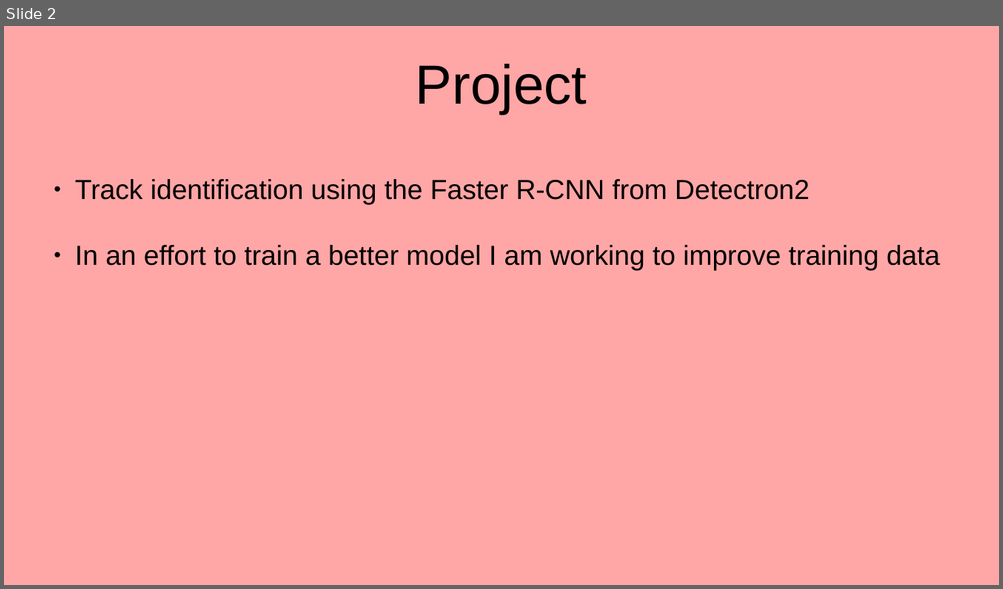
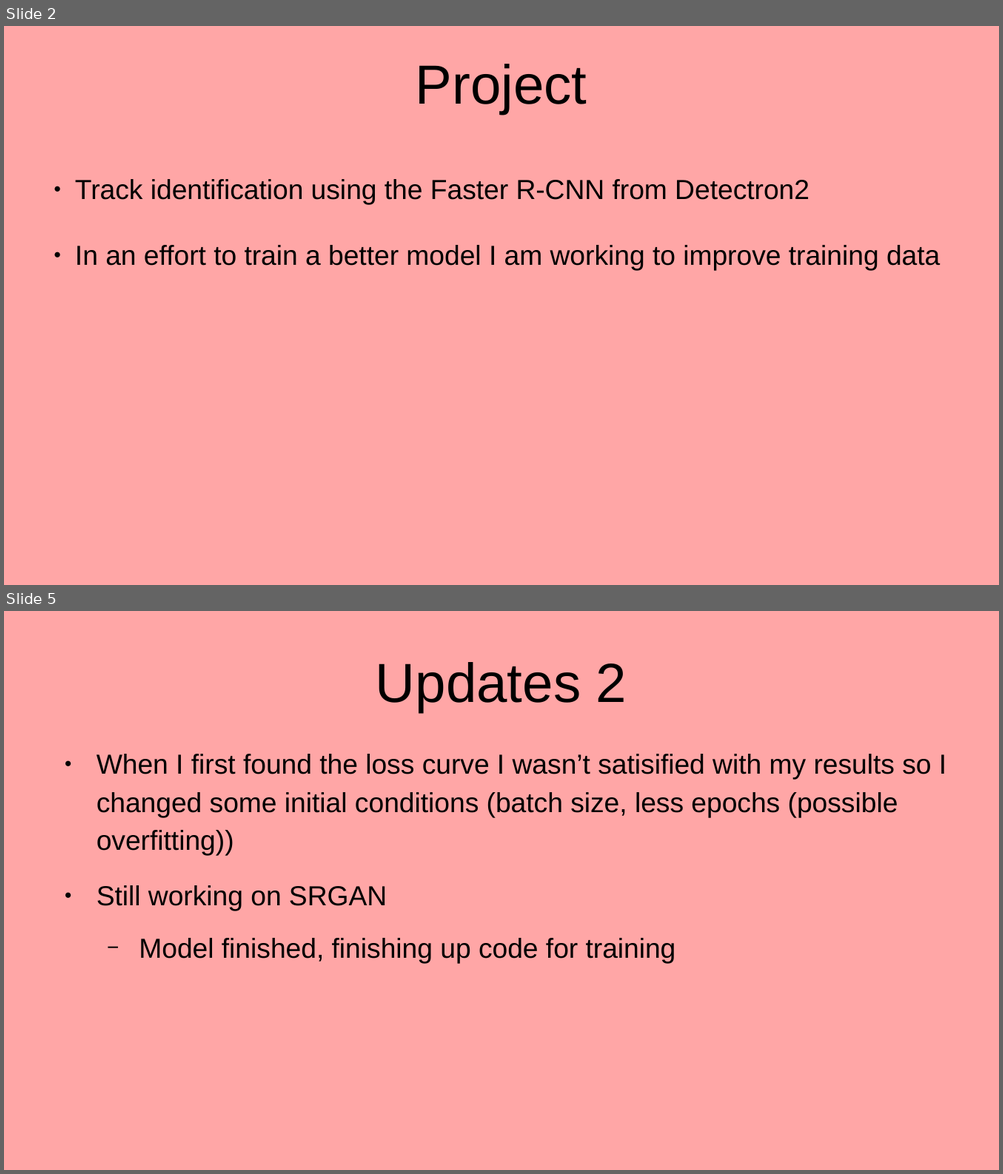
Before and after one commit to coldmayo/MMBCReco, a slide deck: docs/weeklySlides.odp. Shown one above the other, each under a label of ours: slide 2 before the commit, slides 2 and 5 after it; the slides between them are not shown. The pictures are 1003x589 and 1003x1174 pixels, drawn with LibreOffice and Linux fonts; fonts in the diff are those of the drawing. Boxes give left, top, right and bottom in pixels: in the first picture for what was removed or moved away, otherwise in the second. Text is boxed around its words. In the diff, an @@ line names an element or a change of style, - is before the commit and + after.

Commit message:
updated slides + save loss plots

```diff
--- a/docs/weeklySlides.odp
+++ b/docs/weeklySlides.odp
@@ slide 5 added at box(4, 611, 999, 1170), background #FFA6A6 @@
@@ title added at box(375, 662, 626, 712), 44 pt, text #000000 @@
+Updates 2
@@ text added at box(96, 754, 946, 964), 22 pt, text #000000 @@
+● When I first found the loss curve I wasn’t satisified with my results so I changed some initial conditions (batch size, less epochs (possible overfitting))
+● Still working on SRGAN
+  − Model finished, finishing up code for training
```
Also in this commit, not shown: 1 slide changed, 2 other slides added, 4 slides removed, 1 other file.
